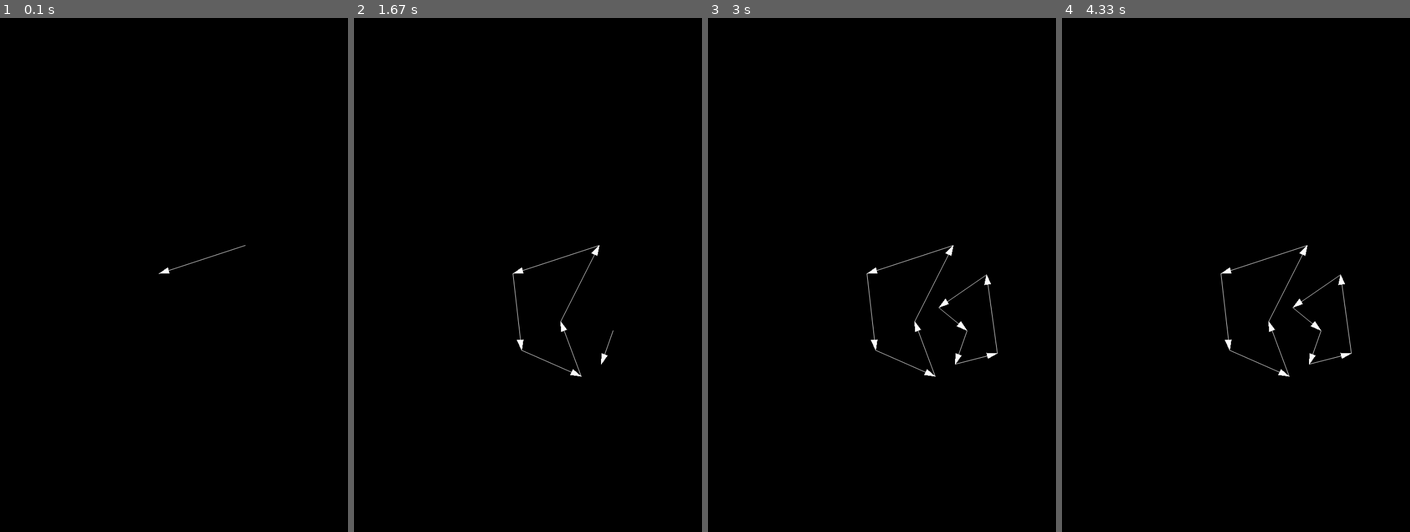
Above: before the commit, frames 1-4 (left to right).
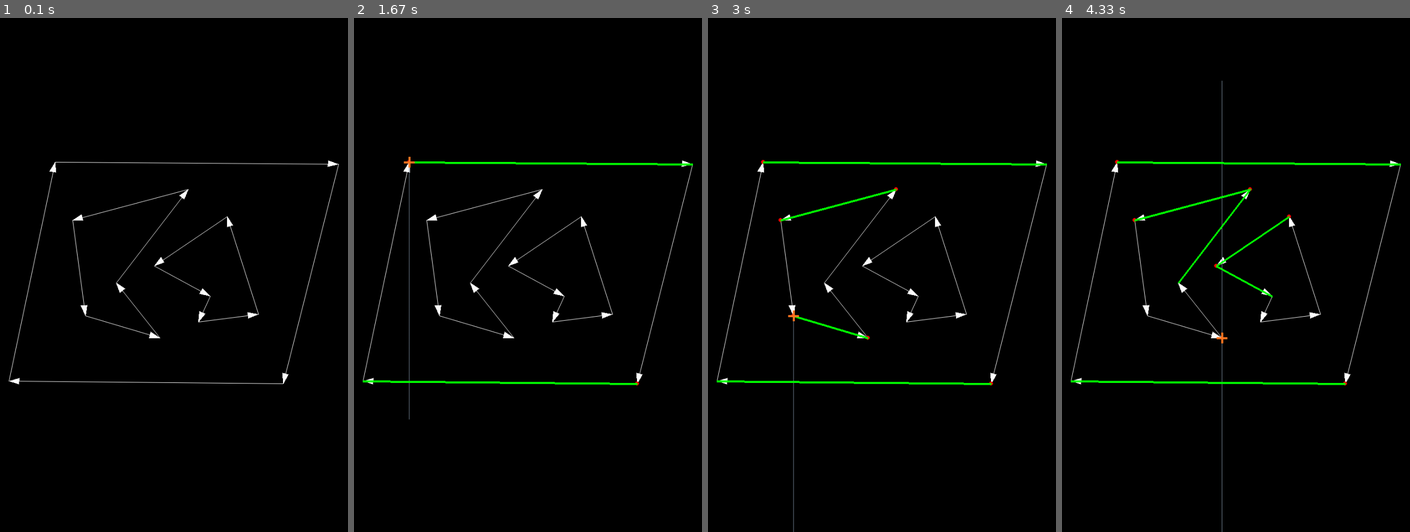
Above: after the commit, the same moments.

Repository: DoYouEvenStackSmash/planning-algorithms-exercises
Game: pygame game, started from src/ch6/vertical-cell-decomposition/dcel-driver.py
Two runs of this game, one before a commit and one after it. Both use one fixed random seed, a clock stepped at 60 frames per second and the inputs below.
Inputs:
- Up to frame 1 (0.1 s): no input
- Up to frame 2 (1.67 s): no input
- Up to frame 3 (3 s): no input
- Up to frame 4 (4.33 s): no input

The runs differ from the first frame. In frame 1, 1.5% of the frame differs, in the area x 2-98%, y 27-72%; in frame 2, 2.3%; in frame 3, 2.7%; in frame 4, 2.8%, in the area x 2-98%, y 12-100%.

Commit message:
added some stuff to check intersectiosn, etc

Diff:
--- /dev/null
+++ b/src/ch6/vertical-cell-decomposition/cell-cut-test.py
@@ -0,0 +1,77 @@
+#!/usr/bin/python3
+import pygame
+import sys
+sys.path.append("./support")
+#!/usr/bin/python3
+import pygame
+from render_support import GeometryFxns as gfn
+from render_support import MathFxns as mfn
+from render_support import TransformFxns as tfn
+from render_support import PygameArtFxns as pafn
+import time
+import sys
+import numpy as np
+from Polygon import *
+from polygon_debugging import *
+from BoundaryVertex import BoundaryVertex
+
+de = DoublyConnectedEdgeList()
+
+def main():
+    pygame.init()
+    screen = pafn.create_display(1000, 1000)
+    pafn.clear_frame(screen)
+    # create test face
+    de.create_new_face([(226, 280), (778, 284), (670, 711), (136, 706)])
+    el = de.get_face_edges(0)
+    for e in el:
+        p1, p2 = [v.get_point_coordinate() for v in e.get_next_vertex_segment()]
+        pafn.frame_draw_ray(screen, p1, p2, pafn.colors["green"])
+        pygame.display.update()
+        # time.sleep(1)
+
+    # # isolate target edges
+    active_edges = [el[0], el[2]]
+    for e in active_edges:
+        p1, p2 = [v.get_point_coordinate() for v in e.get_next_vertex_segment()]
+        pafn.frame_draw_ray(screen, p1, p2, pafn.colors["magenta"])
+        pygame.display.update()
+        # time.sleep(1)
+
+    vtx = (500,500)
+    # A,B = [v.get_point_coordinate() for v in el[2].get_next_vertex_segment()]
+
+    A1 = (100,300)
+    B1 = (650,450)
+    L1 = [A1,B1]
+    A2 = (400,510)
+    B2 = (620,700)
+    L2 = [A2,B2]
+    sortkey = lambda pt: pt[1]
+    # pts = sorted(pts)
+
+
+    A,B = L1
+    print(gfn.test_for_intersection(B,A,vtx,-np.pi/2))
+    # pafn.frame_draw_ray(screen, A,B, pafn.colors["green"])
+    A,B = [v.get_point_coordinate() for v in el[0].get_next_vertex_segment()]
+    print(gfn.test_for_intersection(A,B,vtx,-np.pi/2))
+    # ip = gfn.get_intersection_pt(A,B,vtx, -np.pi / 2)
+    # pafn.frame_draw_cross(screen, ip, pafn.colors["cyan"])
+    A,B = [v.get_point_coordinate() for v in el[0].get_next_vertex_segment()]
+    print(gfn.test_for_intersection(A,B,vtx,np.pi/2))
+    # ip = gfn.get_intersection_pt(A,B,vtx, np.pi / 2)
+    pafn.frame_draw_cross(screen, ip, pafn.colors["cyan"])
+    print(ip)
+    # print(mfn.car2pol(v,ip))
+    # pafn.frame_draw_line(screen, (v,ip), pafn.colors["white"])
+    pafn.frame_draw_cross(screen, vtx, pafn.colors["yellow"])
+
+    pygame.display.update()
+
+    time.sleep(3)
+
+    sys.exit()
+
+if __name__ == '__main__':
+    main()
--- a/src/ch6/vertical-cell-decomposition/dcel-driver.py
+++ b/src/ch6/vertical-cell-decomposition/dcel-driver.py
@@ -13,57 +13,174 @@
 import numpy as np
 from Polygon import *
 from polygon_debugging import *
+from BoundaryVertex import BoundaryVertex
 
 de = DoublyConnectedEdgeList()
 
 def get_polygons():
-  rhombus = Polygon([(800.0, 400.0), (706.8251437630926, 747.7332974640647), (306.82514376309257, 747.7332974640647), (400.0, 400.00000000000006)])
+  rhombus = Polygon()
   rhombus.color = pafn.colors["red"]
-  shape_1 = Polygon([(521, 590), (561, 697), (445, 646), (428, 497), (596, 442)], -1)
+
+  reversed(x)
+  shape_1 = Polygon(x)
   shape_1.color = pafn.colors["green"]
-  shape_2 = Polygon([(568, 563), (661, 499), (682, 652), (600, 673), (623, 608)], -1)
+  shape_2 = Polygon()
   shape_2.color = pafn.colors["cyan"]
   shapes = [rhombus, shape_1, shape_2]
   return shapes
+
+def get_vertical_angles(p, n):
+  PI_OVER_2 = np.divide(np.pi, 2)
+  if n == p:
+    if n < 3:
+      return [PI_OVER_2]
+    else:
+      return [-PI_OVER_2]
+
+  if n == 1 and p == 2:
+    return [PI_OVER_2]
+
+  if n == 1 and p == 3:
+    return [PI_OVER_2, -PI_OVER_2]
+
+  if n == 1 and p == 4:
+    return []
+
+  if n == 2 and p == 1:
+    return [PI_OVER_2]
+
+  if n == 2 and p == 2:
+    return [PI_OVER_2]
+
+  if n ==2 and p == 3:
+    return [PI_OVER_2, -PI_OVER_2]
+
+  if n == 2 and p == 4:
+    return [PI_OVER_2, -PI_OVER_2]
+
+  if n == 3 and p == 1:
+    return [PI_OVER_2, -PI_OVER_2]
+
+  if n == 3 and p == 2:
+    return []
+
+  if n == 3 and p == 3:
+    return [-PI_OVER_2]
+
+  if n == 3 and p == 4:
+    return [-PI_OVER_2]
+
+  if n == 4 and p == 1:
+    return [PI_OVER_2, -PI_OVER_2]
+
+  if n == 4 and p == 2:
+    return [PI_OVER_2, -PI_OVER_2]
+
+  if n == 4 and p == 3:
+    return [-PI_OVER_2]
+
+
+def get_norm_quadrant(v1, v2):
+  unit_norm = gfn.get_unit_normal(v1.get_point_coordinate(), v2.get_point_coordinate())
+  quad = gfn.get_cartesian_quadrant(unit_norm)
+  return quad
+
+
+def gen_bv(he, bv_list = []):
+  v = he.source_vertex
+  pv1, pv2 = he.get_prev_vertex_segment()
+  pq = get_norm_quadrant(pv1,pv2)
+  nv1, nv2 = he.get_next_vertex_segment()
+  nq = get_norm_quadrant(nv1, nv2)
+  angles = get_vertical_angles(pq, nq)
+  if len(angles):
+    bv_list.append(BoundaryVertex(v, angles))
+
+
+
+
 
 def main():
     pygame.init()
     screen = pafn.create_display(1000, 1000)
     pafn.clear_frame(screen)
-    s = get_polygons()
-    print(len(s))
+    # s = get_polygons()
+    # print(len(s))
     face_ids = []
-    for i in range(len(s)):
-      s[i].dump_points()
-      face_ids.append(de.create_new_face(s[i].dump_points()))
+    # for i in range(len(s)):
+    #   s[i].dump_points()
+    #   face_ids.append(de.create_new_face(s[i].dump_points()))
+    de.create_new_face([(226, 280), (778, 284), (670, 711), (136, 706)])
+    de.create_new_face([(285, 579), (430, 622), (345, 515), (485, 333),(260, 393)])
+    de.create_new_face([(419, 482), (528, 541), (505, 591), (622, 576), (561, 386)])
 
 
+    fw = de.get_face_vertices_walk()
+    boundary_vertices = []
+    vlist = []
+    for face_vertices in fw:
+      for v in face_vertices:
+        vlist.append(v)
 
-    # fp =
-    # print(fp[0]._half_edge._bounded_face._id)
-    # sys.exit()
-    # print(de.face_records)
-    # print(face_ids)
-    hel = de.get_other_faces_edges(face_ids[0])
-    # for el in hel:
-    #   print(el)
-    # sys.exit()
-    for el in hel:
-      for edge in el:
-        vertex = edge.source_vertex
-        print(vertex._half_edge._next.source_vertex)
+      for vertex in face_vertices:
         pafn.frame_draw_ray(screen, vertex.get_point_coordinate(), vertex._half_edge._next.source_vertex.get_point_coordinate(), pafn.colors["white"])
-        pygame.display.update()
-        time.sleep(0.3)
 
-    # fw = de.get_faces_walk()
-    # for face_vertices in fw:
-    #   for vertex in face_vertices:
-    #     pafn.frame_draw_ray(screen, vertex.get_point_coordinate(), vertex._half_edge._next.source_vertex.get_point_coordinate(), pafn.colors["white"])
-    #     pygame.display.update()
-    #     time.sleep(0.3)
-    #   time.sleep(2)
+    pygame.display.update()
+
+    time.sleep(1)
+    # generate boundary vertices from edge walks
+    ew = de.get_face_edges_walk()
+    for face_edges in ew:
+      for he in face_edges:
+        gen_bv(he, boundary_vertices)
+
+    bsortkey = lambda bv: bv.vertex.rank
+
+    vert_line = lambda pt: (mfn.pol2car(pt, 500, np.pi/2), mfn.pol2car(pt, 500, -np.pi/2))
+
+    # rank the vertices by their x coordinate
+    vsortkey = lambda v: v.get_point_coordinate()[0]
+    vlist = sorted(vlist, key=vsortkey)
+    for i in range(len(vlist)):
+      vlist[i].rank = i
+
+    for curr_rank in range(len(vlist)):
+
+      valid_edges = []
+      pafn.clear_frame(screen)
+
+      for face_vertices in fw:
+        for vertex in face_vertices:
+          pafn.frame_draw_ray(screen, vertex.get_point_coordinate(), vertex._half_edge._next.source_vertex.get_point_coordinate(), pafn.colors["white"])
+      cr = curr_rank
+
+
+      for bv in boundary_vertices:
+
+        # check if boundary vertex rank is at least and at most curr_rank
+        seg_if_rank = bv.get_segment_if_rank(curr_rank)
+
+        for segment in seg_if_rank:
+          valid_edges.append(segment)
+
+        if len(seg_if_rank):
+          pafn.frame_draw_dot(screen, bv.vertex.get_point_coordinate(), pafn.colors["red"])
+        if bv.vertex.rank == curr_rank:
+          # pafn.frame_draw_cross(screen, bv.vertex.get_point_coordinate(), pafn.colors["yellow"])
+          vec_list = bv.get_vertical_vectors()
+          for vl in vec_list:
+            pafn.frame_draw_line(screen, vl, pafn.colors["lightslategray"])
+
+      for seg in valid_edges:
+        pafn.frame_draw_bold_line(screen, seg, pafn.colors["green"])
+      pafn.frame_draw_cross(screen, vlist[cr].get_point_coordinate(), pafn.colors["tangerine"])
+      pygame.display.update()
+
+      time.sleep(0.5)
+
+
     time.sleep(5)
+
     sys.exit()
 
 if __name__ == '__main__':
--- a/src/ch6/vertical-cell-decomposition/polygon-drawing.py
+++ b/src/ch6/vertical-cell-decomposition/polygon-drawing.py
@@ -16,9 +16,10 @@
 LALT = 256
 LSHIFT = 1
 
-def shape_draw(screen, A):
+def shape_draw(screen, A=None):
   pts = []
-  polygons = [A]
+  polygons = []
+  # polygons = [A]
   colors = [pafn.colors["magenta"], pafn.colors["cyan"], pafn.colors["white"]]
   while 1:
     for event in pygame.event.get():
@@ -129,78 +130,81 @@
     pygame.init()
     screen = pafn.create_display(1000, 1000)
     pafn.clear_frame(screen)
-    sortkey = lambda v: v.get_point_coordinate()[0]
-    s = get_polygons()
-    vlist = []
-    for p in s:
-      # sanity_check_polygon(screen, p)
-      vl = p.dump_vertices()
-      for i in range(len(vl)):
-        vlist.append(vl[i])
-
-      # draw_rays(screen, p)
-    vlist = sorted(vlist, key=sortkey)
-    for p in s:
-      sanity_check_polygon(screen, p)
-    pygame.display.update()
-    for v in vlist:
-      angles = get_ray_angles(get_normals(v))
-      print(v.get_point_coordinate(), end = "\t")
-      print(angles)
-
-      # reversed_angles = get_ray_angles(get_reversed_normals(v))
-      # get_midpoints()
-      pafn.frame_draw_dot(screen, v.get_point_coordinate(), pafn.colors["indigo"])
-      pafn.frame_draw_line(screen, [v.get_point_coordinate(), v._half_edge._next.source_vertex.get_point_coordinate()], pafn.colors["white"])
-      pafn.frame_draw_ray(screen, v.get_point_coordinate(), v._half_edge._next.source_vertex.get_point_coordinate(), pafn.colors["white"])
-      pts = []
-      for a in angles:
-        # pts.append
-        pts.append((v,a)):
-    edges = []
-    for p in s:
-      edges.append(p.get_front_edge())
-
-    for p in pts:
-      queue = []
-      for front_edge in edges:
-        hold = front_edge
-        next_edge = hold._next
-        while next_edge != hold:
-          theta_1, r1 = mfn.car2pol(p[0], next_edge.source_vertex.get_point_coordinate())
-          theta_2, r2 = mfn.car2pol(p[0], next_edge._next.source_vertex.get_point_coordinate())
-          if theta_1 < 0:
-            theta_1 = 2 * np.pi + theta_1
-          if theta_2 < 0:
-            theta_2 = 2 * np.pi + theta_2
-          if min(theta_1, theta_2) < p[1] and max(theta_1, theta_2) > p[1]:
-            queue.append(next_edge)
-          next_edge = next_edge._next
-
-
-          if theta_1 < p[1] and theta_2 > p[1] or -1 * theta_2 < p[1] and theta_1
-
-          if theta_1
-
-      for pt in pts:
-        pafn.frame_draw_line(screen, (v.get_point_coordinate(), pt), pafn.colors["silver"])
-        # pt2 = mfn.pol2car(v.get_point_coordinate(), 300, np.pi / 2)
-      # ll = gfn.lerp_list(pt1, pt2, 30)
-      # for pt in ll:
-        # pafn.frame_draw_dot(screen, pt, pafn.colors["red"])
-
-      pygame.display.update()
-      time.sleep(1)
-
-
-    time.sleep(5)
+    shape_draw(screen)
     sys.exit()
 
+    # sortkey = lambda v: v.get_point_coordinate()[0]
+    # s = get_polygons()
+    # vlist = []
+    # for p in s:
+    #   # sanity_check_polygon(screen, p)
+    #   vl = p.dump_vertices()
+    #   for i in range(len(vl)):
+    #     vlist.append(vl[i])
+
+    #   # draw_rays(screen, p)
+    # vlist = sorted(vlist, key=sortkey)
+    # for p in s:
+    #   sanity_check_polygon(screen, p)
     # pygame.display.update()
-    # shape_draw(screen, A)
-    # time.sleep(3)
-    # sequence_test(screen, pl)
-    # sequence_with_goal_test(screen, pl)
+    # for v in vlist:
+    #   angles = get_ray_angles(get_normals(v))
+    #   print(v.get_point_coordinate(), end = "\t")
+    #   print(angles)
+
+    #   # reversed_angles = get_ray_angles(get_reversed_normals(v))
+    #   # get_midpoints()
+    #   pafn.frame_draw_dot(screen, v.get_point_coordinate(), pafn.colors["indigo"])
+    #   pafn.frame_draw_line(screen, [v.get_point_coordinate(), v._half_edge._next.source_vertex.get_point_coordinate()], pafn.colors["white"])
+    #   pafn.frame_draw_ray(screen, v.get_point_coordinate(), v._half_edge._next.source_vertex.get_point_coordinate(), pafn.colors["white"])
+    #   pts = []
+    #   for a in angles:
+    #     # pts.append
+    #     pts.append((v,a)):
+    # edges = []
+    # for p in s:
+    #   edges.append(p.get_front_edge())
+
+    # for p in pts:
+    #   queue = []
+    #   for front_edge in edges:
+    #     hold = front_edge
+    #     next_edge = hold._next
+    #     while next_edge != hold:
+    #       theta_1, r1 = mfn.car2pol(p[0], next_edge.source_vertex.get_point_coordinate())
+    #       theta_2, r2 = mfn.car2pol(p[0], next_edge._next.source_vertex.get_point_coordinate())
+    #       if theta_1 < 0:
+    #         theta_1 = 2 * np.pi + theta_1
+    #       if theta_2 < 0:
+    #         theta_2 = 2 * np.pi + theta_2
+    #       if min(theta_1, theta_2) < p[1] and max(theta_1, theta_2) > p[1]:
+    #         queue.append(next_edge)
+    #       next_edge = next_edge._next
+
+
+    #       if theta_1 < p[1] and theta_2 > p[1] or -1 * theta_2 < p[1] and theta_1
+
+    #       if theta_1
+
+    #   for pt in pts:
+    #     pafn.frame_draw_line(screen, (v.get_point_coordinate(), pt), pafn.colors["silver"])
+    #     # pt2 = mfn.pol2car(v.get_point_coordinate(), 300, np.pi / 2)
+    #   # ll = gfn.lerp_list(pt1, pt2, 30)
+    #   # for pt in ll:
+    #     # pafn.frame_draw_dot(screen, pt, pafn.colors["red"])
+
+    #   pygame.display.update()
+    #   time.sleep(1)
+
+
+    # time.sleep(5)
+    # sys.exit()
+
+    # # pygame.display.update()
+    # # shape_draw(screen, A)
+    # # time.sleep(3)
+    # # sequence_test(screen, pl)
+    # # sequence_with_goal_test(screen, pl)
 
 if __name__ == '__main__':
   main()
--- /dev/null
+++ b/src/ch6/vertical-cell-decomposition/support/BoundaryVertex.py
@@ -0,0 +1,32 @@
+from doubly_connected_edge_list import *
+from render_support import MathFxns as mfn
+class BoundaryVertex:
+  def __init__(self, vertex, angles = None):
+    self.vertex = vertex
+    self.angles = angles if angles != None else []
+    # self.rank = -1
+
+  def get_vertical_vectors(self, radius = 500):
+    src = self.vertex.get_point_coordinate()
+    segments = []
+    for a in self.angles:
+      endpt = mfn.pol2car(src, radius, a)
+      segments.append((src, endpt))
+    return segments
+
+  def get_adjacent_edge_segments(self):
+    he = self.vertex._half_edge
+    edges = [[v.get_point_coordinate() for v in he.get_prev_vertex_segment()], [v.get_point_coordinate() for v in he.get_next_vertex_segment()]]
+    # edges = [[v.get_point_coordinate() for v in [e for e in edges]]]
+    return edges
+
+  def get_segment_if_rank(self, curr_rank):
+    he = self.vertex._half_edge
+    edges = [he.get_prev_vertex_segment(), he.get_next_vertex_segment()]
+    maxrank = lambda vpair: max(vpair[0].rank, vpair[1].rank)
+    minrank = lambda vpair: min(vpair[0].rank, vpair[1].rank)
+    valid_edges = []
+    for e in edges:
+      if minrank(e) <= curr_rank and maxrank(e) > curr_rank:
+        valid_edges.append([v.get_point_coordinate() for v in e])
+    return valid_edges
--- a/src/ch6/vertical-cell-decomposition/support/doubly_connected_edge_list.py
+++ b/src/ch6/vertical-cell-decomposition/support/doubly_connected_edge_list.py
@@ -12,6 +12,7 @@
         self.point_coordinate = point_coordinate
         self._half_edge = _half_edge
         self._id = None
+        self.rank = -1
 
     def get_point_coordinate(self):
         """
@@ -105,6 +106,21 @@
         self._twin = _twin
         self._id = None
 
+    def get_next_vertex_segment(self):
+        """
+        Accessor for pair of vertices, curr->next
+        """
+        return (self.source_vertex, self._next.source_vertex)
+
+    def get_prev_vertex_segment(self):
+        """
+        Accessor for pair of vertices, prev->curr
+        """
+        return (self._prev.source_vertex, self.source_vertex)
+
+
+
+
 
 class DoublyConnectedEdgeList:
     """
@@ -119,11 +135,17 @@
         self.vertex_records = vertex_records if vertex_records != None else []
         self.face_records = face_records if face_records != None else []
 
-    def get_faces_walk(self):
+    def get_face_vertices_walk(self):
         pts = []
         for f in self.face_records:
             pts.append(f.get_vertices())
         return pts
+
+    def get_face_edges_walk(self):
+        edges = []
+        for f in self.face_records:
+            edges.append(f.get_half_edges())
+        return edges
 
     def get_other_faces(self, origin_face_id=None):
         """
@@ -269,3 +291,7 @@
         self.face_records[f_id]._id = f_id
 
         return f_id
+
+    # def split_face(self, face_id=None):
+    #     if face_id == None:
+    #         print("WARN: No face id specified, cannot split face!")
--- a/src/ch6/vertical-cell-decomposition/support/render_support.py
+++ b/src/ch6/vertical-cell-decomposition/support/render_support.py
@@ -125,14 +125,14 @@
         r = MathFxns.euclidean_dist(origin, pt)
         return (rad, r)
 
-    def pol2car(pt, r, theta):
+    def pol2car(pt, radius, theta):
         """
         Convert polar coordinate to cartesian
         Returns a point
         """
         ox, oy = pt
-        x = r * np.cos(theta)
-        y = r * np.sin(theta)
+        x = radius * np.cos(theta)
+        y = radius * np.sin(theta)
         return (ox + x, oy + y)
 
     def correct_angle(rad_theta):
@@ -250,6 +250,99 @@
             p1.append(GeometryFxns.lerp(m1[i], m2[i], i * step))
         p1.append(GeometryFxns.lerp(m1[-1], m2[-1], 1))
         return l1, l2, l3, m1, m2, p1
+
+    def get_unit_normal(pt1, pt2):
+        """
+        Accessor for normal vector
+        """
+        theta, r = MathFxns.car2pol(pt1, pt2)
+        theta = adjust_angle(theta + np.pi / 2)
+
+        return theta
+
+    def get_delta_theta(endpoint_1, vertex, endpoint_2):
+        theta1, rad1 = MathFxns.car2pol(vertex, endpoint_1)
+
+        theta2, rad2 = MathFxns.car2pol(vertex, endpoint_2)
+
+        delta_theta = adjust_angle(theta2 - theta1)
+        return delta_theta
+
+    # def test_delta_theta(ept1, v, ept2):
+    def test_get_delta_theta(A, B, C):
+        """
+        Get the angle ABC
+        """
+        theta1, rad1 = MathFxns.car2pol(B, A)
+        theta2, rad2 = MathFxns.car2pol(B, C)
+        delta_theta = abs(adjust_angle(theta2 - theta1))
+        return delta_theta
+
+
+    def get_cartesian_quadrant(theta):
+        PI_OVER_2 = np.divide(np.pi,2)
+        if theta == -np.pi:
+            theta = np.pi
+        if 0 < theta and theta <= PI_OVER_2:
+            return 1
+        if PI_OVER_2 < theta and theta <= np.pi:
+            return 2
+        if -np.pi < theta and theta <= -PI_OVER_2:
+            return 3
+        if -PI_OVER_2 < theta and theta < 0:
+            return 4
+        return 1
+
+
+    def get_normal_pt(A, B, C):
+        """
+        Get a point on the segment AB 90 degrees from C
+        """
+        h = MathFxns.euclidean_dist(B, C)
+
+        theta = GeometryFxns.test_get_delta_theta(A, B, C)
+
+        direction, r = MathFxns.car2pol(B, A)
+        d = h * np.cos(theta)
+        normal_pt = MathFxns.pol2car(B, d, direction)
+        return normal_pt
+
+    def get_intersection_pt(A, B, C, theta):
+        """
+        Calculate an intersection point between a vector originating at C with angle theta
+        and the line segment AB
+        Returns a point
+        """
+        M = GeometryFxns.get_normal_pt(A,B,C)
+
+        T = MathFxns.pol2car(C, 10, theta)
+
+        gamma = GeometryFxns.test_get_delta_theta(M,C,T)
+        dist = MathFxns.euclidean_dist(C,M)
+        h = dist / np.cos(gamma)
+
+        I = MathFxns.pol2car(C,h,theta)
+        return I
+
+    def test_for_intersection(A,B,C,theta):
+        T = MathFxns.pol2car(C,10,theta)
+
+        d1 = MathFxns.euclidean_dist(A, C)
+        d2 = MathFxns.euclidean_dist(B, C)
+        d3 = MathFxns.euclidean_dist(A, T)
+        d4 = MathFxns.euclidean_dist(B, T)
+
+        if d3 > d1 and d4 > d2:
+            return False
+
+        I = GeometryFxns.get_intersection_pt(A,B,C,theta)
+        d1 = MathFxns.euclidean_dist(A, I)
+        d2 = MathFxns.euclidean_dist(B, I)
+        base_d = MathFxns.euclidean_dist(A, B)
+        if max(d1,d2) >= base_d:
+            return False
+        return True
+
 
 
 class PygameArtFxns:
